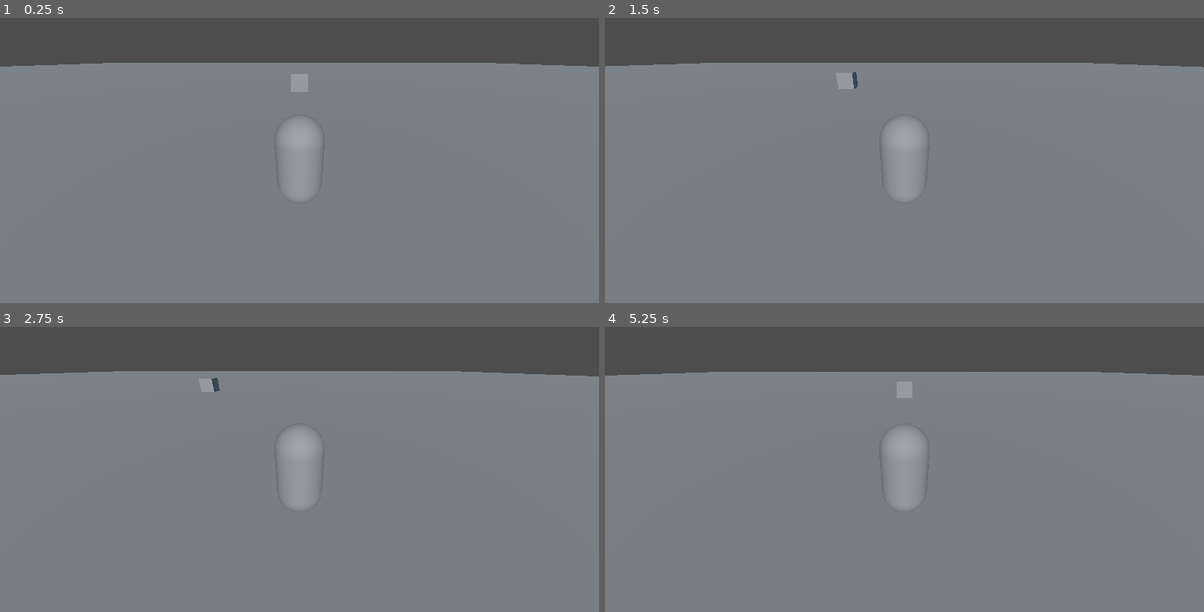
Above: before the commit, frames 1-4 (two rows, left to right).
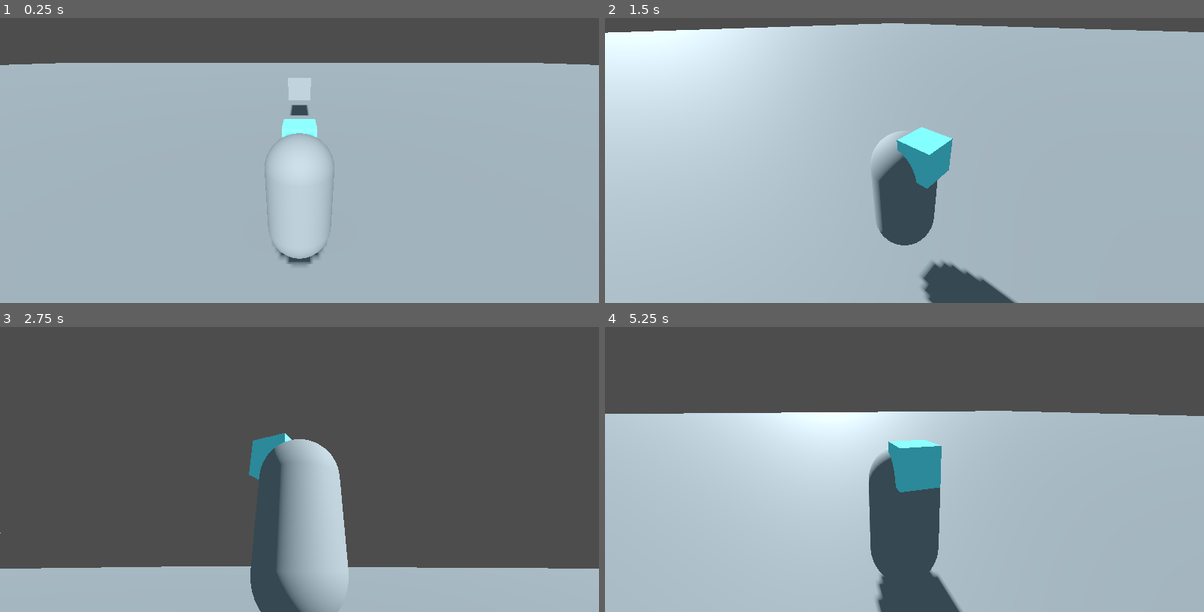
Above: after the commit, the same moments.

Repository: sasankthapa/PirateSoftwareGameJam16
Game: Godot game, scene res://Scene/world_1.tscn
Same seed, same stepped clock (60 frames per second), same inputs: the game is played once before the commit and once after it.
Inputs (mouse positions are in pixels of both pictures, inside the frame that each line leads up to):
- Up to frame 1 (0.25 s): no input
- Up to frame 2 (1.5 s): tap Enter (ui_accept) at 0.5, 0.77, 0.8, 1.07, 1.35 s; move the mouse to (1036, 117) at 0.52 s; hold Right (ui_right) 0.53-1.28 s; hold K 0.53-1.28 s; move the mouse to (784, 151) at 1.27 s; hold Down (ui_down) from 1.28 s (still down)
- Up to frame 3 (2.75 s): tap Enter (ui_accept) at 1.52, 1.82, 2.3 s; tap K at 1.55 s; move the mouse to (359, 369) at 2.02 s; release Down (ui_down) at 2.03 s; hold Right (ui_right) from 2.03 s (still down); hold K from 2.03 s (still down)
- Up to frame 4 (5.25 s): move the mouse to (874, 512) at 2.77 s; release Right (ui_right) at 2.78 s; release K at 2.78 s; hold Up (ui_up) 2.78-3.53 s; tap K at 2.85, 4.35 s; tap Enter (ui_accept) at 3.02, 3.32, 3.6, 3.77, 4.07, 4.52, 4.82 s; move the mouse to (1084, 495) at 3.52 s; hold Left (ui_left) 3.53-5.03 s; tap Escape (ui_cancel) at 4.15 s; move the mouse to (724, 392) at 4.27 s; move the mouse to (934, 443) at 5.02 s; hold Down (ui_down) from 5.03 s (still down); hold K from 5.03 s (still down)

The runs differ from the first frame. In frame 1, 84% of the frame differs, in the area x 0-100%, y 15-100%; in frame 2, 96%, in the area x 0-100%, y 1-100%; in frame 3, 83%; in frame 4, 84%.

Commit message:
add camera control, escape mouse capture

Diff:
--- a/Scene/player.gd
+++ /dev/null
@@ -1,28 +0,0 @@
-extends CharacterBody3D
-
-
-const SPEED = 5.0
-const JUMP_VELOCITY = 4.5
-
-
-func _physics_process(delta: float) -> void:
-	# Add the gravity.
-	if not is_on_floor():
-		velocity += get_gravity() * delta
-
-	# Handle jump.
-	if Input.is_action_just_pressed("ui_accept") and is_on_floor():
-		velocity.y = JUMP_VELOCITY
-
-	# Get the input direction and handle the movement/deceleration.
-	# As good practice, you should replace UI actions with custom gameplay actions.
-	var input_dir := Input.get_vector("ui_left", "ui_right", "ui_up", "ui_down")
-	var direction := (transform.basis * Vector3(input_dir.x, 0, input_dir.y)).normalized()
-	if direction:
-		velocity.x = direction.x * SPEED
-		velocity.z = direction.z * SPEED
-	else:
-		velocity.x = move_toward(velocity.x, 0, SPEED)
-		velocity.z = move_toward(velocity.z, 0, SPEED)
-
-	move_and_slide()
--- a/Scene/player.tscn
+++ b/Scene/player.tscn
@@ -1,10 +1,18 @@
-[gd_scene load_steps=4 format=3 uid="uid://bwrn2350dk4mk"]
+[gd_scene load_steps=7 format=3 uid="uid://bwrn2350dk4mk"]
 
-[ext_resource type="Script" path="res://Scene/player.gd" id="1_udjfk"]
+[ext_resource type="Script" path="res://Scripts/player.gd" id="1_udjfk"]
+[ext_resource type="Script" path="res://Scripts/camera.gd" id="2_qyjpo"]
 
 [sub_resource type="CapsuleMesh" id="CapsuleMesh_1kjoh"]
 
 [sub_resource type="CapsuleShape3D" id="CapsuleShape3D_bedwv"]
+
+[sub_resource type="BoxMesh" id="BoxMesh_78kvc"]
+
+[sub_resource type="StandardMaterial3D" id="StandardMaterial3D_1igp0"]
+albedo_color = Color(0.447059, 1, 1, 1)
+emission_enabled = true
+emission_energy_multiplier = 3.7
 
 [node name="Player" type="CharacterBody3D"]
 script = ExtResource("1_udjfk")
@@ -15,7 +23,17 @@
 [node name="CollisionShape3D" type="CollisionShape3D" parent="."]
 shape = SubResource("CapsuleShape3D_bedwv")
 
-[node name="Camera3D" type="Camera3D" parent="."]
-transform = Transform3D(1, 0, 0, 0, 0.906308, 0.422618, 0, -0.422618, 0.906308, 0, 2, 3)
-current = true
-fov = 90.0
+[node name="MeshInstance3D2" type="MeshInstance3D" parent="."]
+transform = Transform3D(0.5, 0, 0, 0, 0.5, 0, 0, 0, 0.5, 0, 0.813328, -0.346774)
+mesh = SubResource("BoxMesh_78kvc")
+surface_material_override/0 = SubResource("StandardMaterial3D_1igp0")
+
+[node name="TwistPivot" type="Node3D" parent="."]
+transform = Transform3D(1, 0, 0, 0, 1, 0, 0, 0, 1, 0, 1, 0)
+
+[node name="PitchPivot" type="Node3D" parent="TwistPivot"]
+transform = Transform3D(1, 0, 0, 0, 0.939693, 0.34202, 0, -0.34202, 0.939693, 0, 0, 0)
+
+[node name="Camera3D" type="Camera3D" parent="TwistPivot/PitchPivot"]
+transform = Transform3D(1, 0, 0, 0, 1, 0, 0, 0, 1, 0, 0, 3)
+script = ExtResource("2_qyjpo")
--- a/Scene/world_1.tscn
+++ b/Scene/world_1.tscn
@@ -19,6 +19,7 @@
 
 [node name="DirectionalLight3D" type="DirectionalLight3D" parent="."]
 transform = Transform3D(1, 0, 0, 0, 0.858065, 0.513541, 0, -0.513541, 0.858065, 3.26585, 10.9196, 11.4805)
+shadow_enabled = true
 sky_mode = 1
 
 [node name="Floor" type="MeshInstance3D" parent="."]
--- /dev/null
+++ b/Scripts/camera.gd
@@ -0,0 +1,32 @@
+extends Camera3D
+
+var mouse_sensitivity := 0.01
+var twist_input := 0.0
+var pitch_input := 0.0
+
+@onready var pitch_pivot: Node3D = $".."
+@onready var twist_pivot: Node3D = $"../.."
+
+# Called when the node enters the scene tree for the first time.
+func _ready() -> void:
+	Input.mouse_mode = Input.MOUSE_MODE_CAPTURED
+	pass # Replace with function body.
+
+# Called every frame. 'delta' is the elapsed time since the previous frame.
+func _process(delta: float) -> void:
+	# process camera controls
+	twist_pivot.rotate_y(twist_input)
+	pitch_pivot.rotate_x(pitch_input)
+	pitch_pivot.rotation.x = clamp(pitch_pivot.rotation.x,-0.5,0.5)
+	twist_input = 0
+	pitch_input = 0
+
+	if Input.is_action_just_pressed("ui_cancel"):
+		Input.mouse_mode = Input.MOUSE_MODE_VISIBLE
+	pass
+
+func _input(event: InputEvent) -> void:
+	if event is InputEventMouseMotion:
+		if Input.mouse_mode == Input.MOUSE_MODE_CAPTURED:
+			twist_input = - event.relative.x * mouse_sensitivity
+			pitch_input = - event.relative.y * mouse_sensitivity
--- /dev/null
+++ b/Scripts/player.gd
@@ -0,0 +1,36 @@
+extends CharacterBody3D
+
+
+const SPEED = 5.0
+const JUMP_VELOCITY = 4.5
+
+
+func _physics_process(delta: float) -> void:
+	# Add the gravity.
+	if not is_on_floor():
+		velocity += get_gravity() * delta
+
+	# Handle jump.
+	if Input.is_action_just_pressed("ui_accept") and is_on_floor():
+		velocity.y = JUMP_VELOCITY
+
+	# Get the input direction and handle the movement/deceleration.
+	# As good practice, you should replace UI actions with custom gameplay actions.
+	var input_dir := Input.get_vector("ui_left", "ui_right", "ui_up", "ui_down")
+	var charging := Input.is_key_pressed(KEY_K)
+
+	if charging: # change how the movement works
+		print("F")
+		return
+		# charge up animation
+
+
+	var direction := (transform.basis * Vector3(input_dir.x, 0, input_dir.y)).normalized()
+	if direction:
+		velocity.x = direction.x * SPEED
+		velocity.z = direction.z * SPEED
+	else:
+		velocity.x = move_toward(velocity.x, 0, SPEED)
+		velocity.z = move_toward(velocity.z, 0, SPEED)
+
+	move_and_slide()
